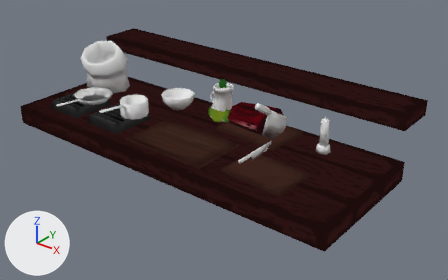
What one commit did to the Blender file Models/BLENDER/Table.blend.
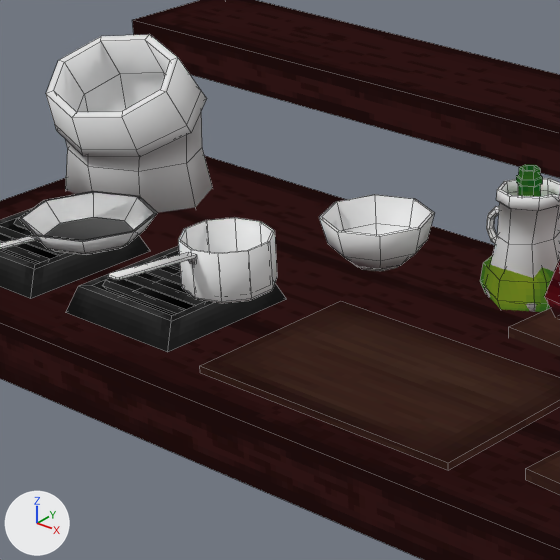
There are two pictures of each version: one whole from a camera (50 mm lens) standing at (3.043, -3.789, 2.187) and looking at (0.191, -0.223, -0.023), one close up on the part from 15% to 52% of the width and 11% to 70% of the height. Lighting does not change. The marker at lower left points along +X, +Y and +Z. The close-ups show mesh edges as thin lines.

Objects in the first close-up: 'Bowl', 'CuttingTable', 'IngredientSack', 'Jug', 'ManagingTable', 'MeatTable', 'Pan', 'Pot', 'Stove_L', 'Stove_R', 'Table', 'WineBottle'.
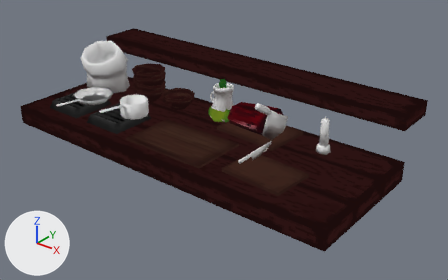
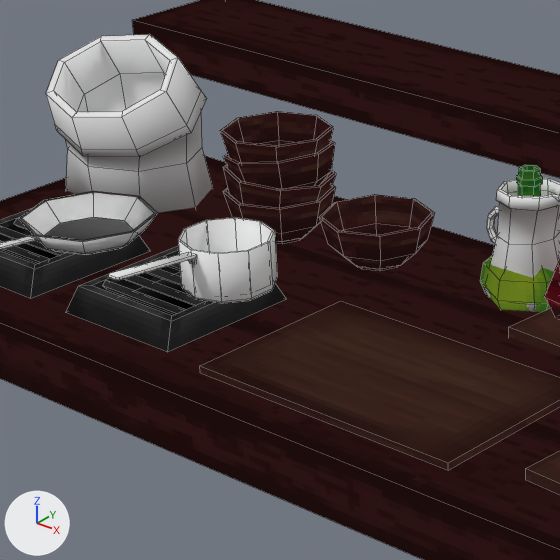
Changed parts and their boxes (x1, y1, x2, y2) in the close-ups (560 x 560 px):
'BowlStack', added
    after: (220, 111, 336, 244)
'Bowl', recoloured, surface changed (white to brown)
    both: (319, 194, 434, 271)

What changed in the scene script:
```text
Add img_utensils:
    img_utensils = load_image('Utensils', '../../Materials/Textures/Environment/Utensils.png', 256, 256, 'sRGB')
Add mat_utensils:
    mat_utensils = bpy.data.materials.new('Utensils')
    mat_utensils.use_nodes = True; mat_utensils.node_tree.nodes.clear()
    _N = mat_utensils.node_tree.nodes; _L = mat_utensils.node_tree.links
    n0 = _N.new('ShaderNodeOutputMaterial'); n0.name = 'Material Output'
    n1 = _N.new('ShaderNodeTexImage'); n1.name = 'Image Texture'
    n1.image = img_utensils
    n1.interpolation = 'Closest'
    _L.new(n1.outputs[0], n0.inputs[0])  # 'Color' to 'Surface'
Change me_sphere_018:
    where me_sphere_018.from_pydata(...)  # 80 vertices, 66 faces; spans x -0.142..0.142, y -0.142..0.142, z 0.0..0.126
    used by ob_bowl; location = (-0.414, -0.105, 0.066); scale = (1.04, 1.04, 1.04)
    me_sphere_018 part 1: texture (UV) coordinates of 66 of 66 faces, centred in x -0.118..0.118, y -0.118..0.118, z 0.0..0.125, changed; they spanned u 0.0..1.0, v 0.0..0.5 and now span u 0.01..0.22, v 0.01..0.22
    add me_sphere_018.materials.append(mat_utensils)
Add me_sphere_025:
    me_sphere_025.from_pydata(...)  # 200 vertices, 164 faces; spans x -0.142..0.147, y -0.142..0.144, z 0.0..0.289
    me_sphere_025.polygons.foreach_set('use_smooth', [True] * 164)
    me_sphere_025.materials.append(mat_utensils)
Add ob_bowlstack:
    ob_bowlstack = bpy.data.objects.new('BowlStack', me_sphere_025)
    ob_bowlstack.location = (-0.738, -0.13, 0.066)
    ob_bowlstack.scale = (1.04, 1.04, 1.04)
```
